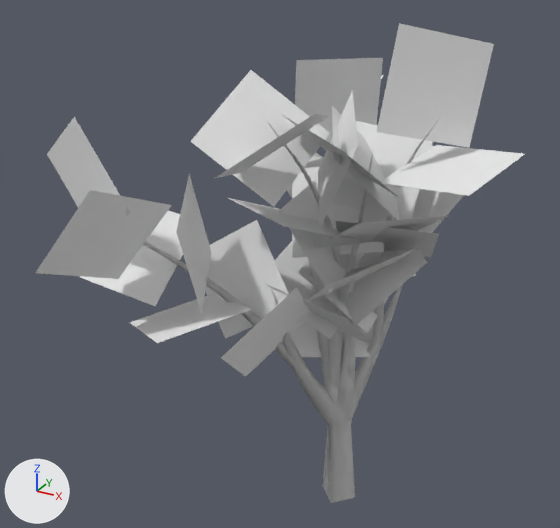
Two versions of the Blender file Art/tree1.blend, one commit apart.
One viewpoint serves both versions: a camera (50 mm lens) standing at (3.11, -7.18, 6.53) and looking at (-0.75, -0.17, 3.02). Arrows for +X, +Y and +Z are at lower left; the lights stay in place.

The older version as bpy lines, for what is in view:
```python
ob_leaves = bpy.data.objects.new('leaves', me_leaves_003)
ob_leaves.parent = ob_tree_001
ob_leaves.location = (0.0, 0.0, 0.0)
ob_tree = bpy.data.objects.new('tree', cu_tree_004)
ob_tree.location = (0.0, 0.0, 0.0)
ob_tree_001 = bpy.data.objects.new('tree.001', cu_tree_005)
ob_tree_001.location = (0.0, 0.0, 0.0)
```
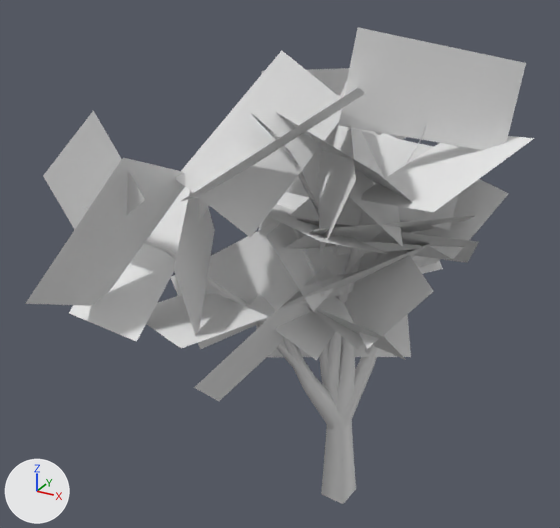
Edits to the scene script, one JSON object a line:
```json
{"block": "me_leaves_003", "where": "# used by ob_leaves; parent = ob_tree_001; location = (0.0, 0.0, 0.0)"}
{"op": "remove", "block": "me_leaves_003", "code": "me_leaves_003.from_pydata(...)  # 140 vertices, 35 faces; spans x -2.66..1.69, y -2.63..2.27, z 1.97..5.69"}
{"op": "add", "block": "me_leaves_003", "code": "me_leaves_003.from_pydata(...)  # 140 vertices, 35 faces; spans x -2.9..1.68, y -2.62..2.21, z 1.8..5.67"}
{"block": "me_leaves_003", "change": "me_leaves_003 part 1: 140 of 140 vertices moved; they spanned x -2.66..1.69, y -2.63..2.27, z 1.97..5.69 and now span x -2.9..1.68, y -2.62..2.21, z 1.8..5.67; mean shift (0.01, 0.01, -0.03); largest move (1.22, 0.49, 5.48) -> (1.49, 0.72, 5.29)"}
{"op": "add", "block": "me_mesh", "code": ["me_mesh = bpy.data.meshes.new('Mesh')", "me_mesh.from_pydata(...)  # 444 vertices, 404 faces; spans x -1.91..0.85, y -1.99..1.55, z -0.01..4.86", "me_mesh.polygons.foreach_set('use_smooth', [True] * 404)", "me_mesh.materials.append(mat_mat_bark1)  # its picture is missing"]}
{"op": "remove", "block": "ob_tree_001", "code": ["ob_tree_001 = bpy.data.objects.new('tree.001', cu_tree_005)", "ob_tree_001.location = (0.0, 0.0, 0.0)"]}
{"op": "remove", "block": "ob_envelope_001", "code": "ob_envelope_001.parent = ob_tree_001"}
{"op": "remove", "block": "ob_leaves", "code": "ob_leaves.parent = ob_tree_001"}
{"op": "set", "path": "ob_tree", "old": "bpy.data.objects.new('tree', cu_tree_004)", "new": "bpy.data.objects.new('tree', me_mesh)"}
```

Boxes [x1, y1, x2, y2] around the edits, measured in the pictures (560 x 528 px):
```json
{"object": "leaves", "change": "reshaped", "before": [35, 23, 524, 377], "after": [25, 28, 534, 401]}
{"object": "tree.001", "change": "deleted", "before": [142, 117, 440, 503]}
{"object": "tree", "change": "reshaped", "after": [82, 115, 427, 504], "on screen": "not visible before"}
```
